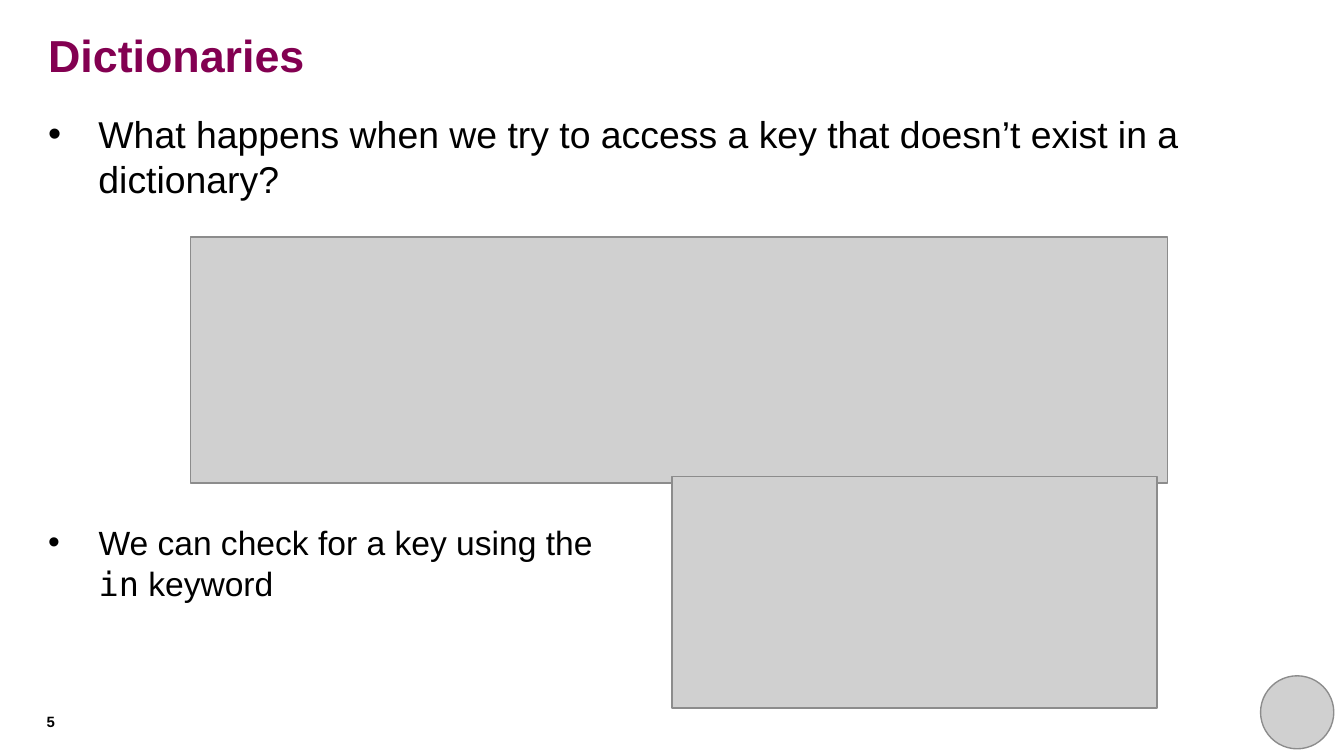
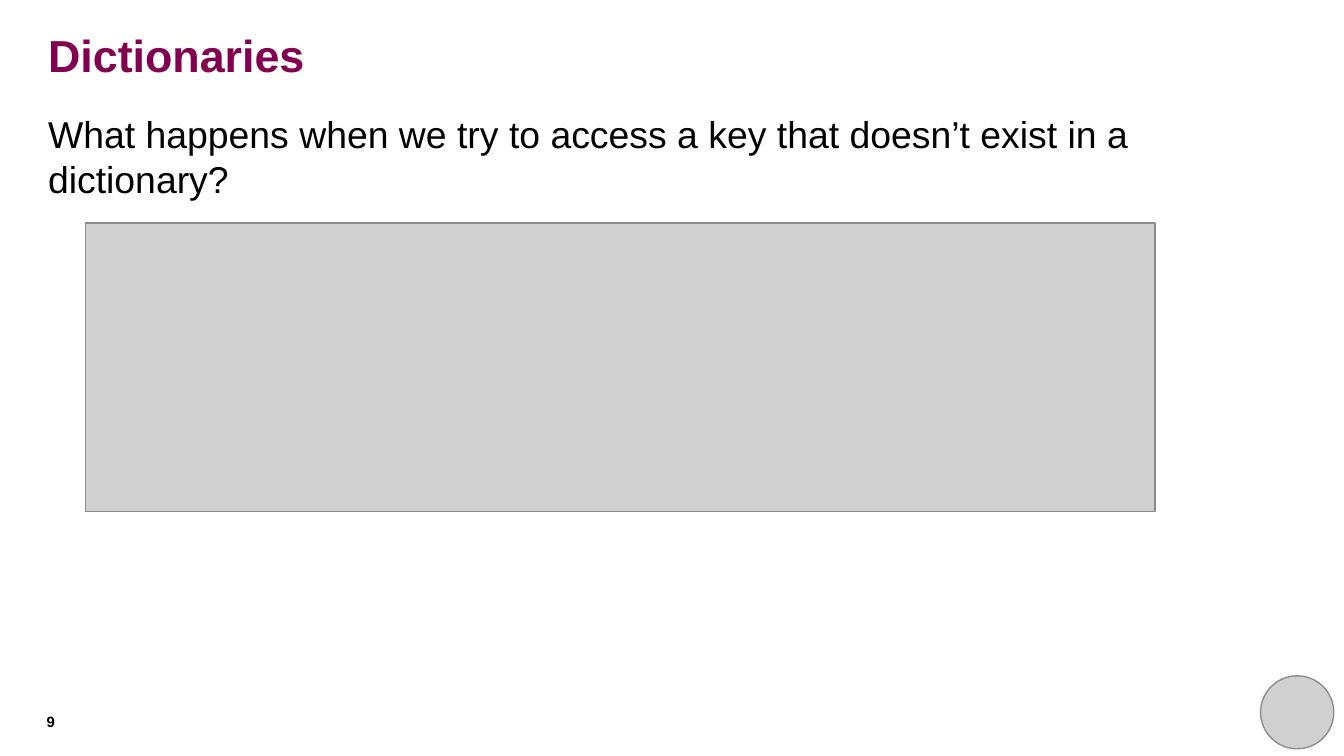
Before and after one commit to rkhetani/beginners-python, a slide deck: slide 9 of session_seven/session_seven_presentation.pptx (slide 5 before the commit). Drawn at 1344x756 pixels with LibreOffice and Linux fonts; fonts in the diff are those of the drawing; grey boxes stand for pictures. Boxes give left, top, right and bottom in pixels: in the first picture for what was removed or moved away, otherwise in the second. Text is boxed around its words. In the diff, an @@ line names an element or a change of style, - is before the commit and + after.

```diff
--- a/session_seven/session_seven_presentation.pptx
+++ b/session_seven/session_seven_presentation.pptx
@@ text "What happens when we try ..." at (48,121,1128,201): bullet • to none @@
@@ picture: place and size @@
-picture at (191,237,1168,482)
+picture at (85,223,1154,512)
@@ picture removed at (672,477,1157,708) @@
@@ text removed at (99,530,593,602) @@
-• We can check for a key using the in keyword
@@ page number at (47,716,55,727): text changed @@
-5
+9
```
Also in this commit, not shown: 6 other slides changed, 9 slides added, 6 slides removed.
